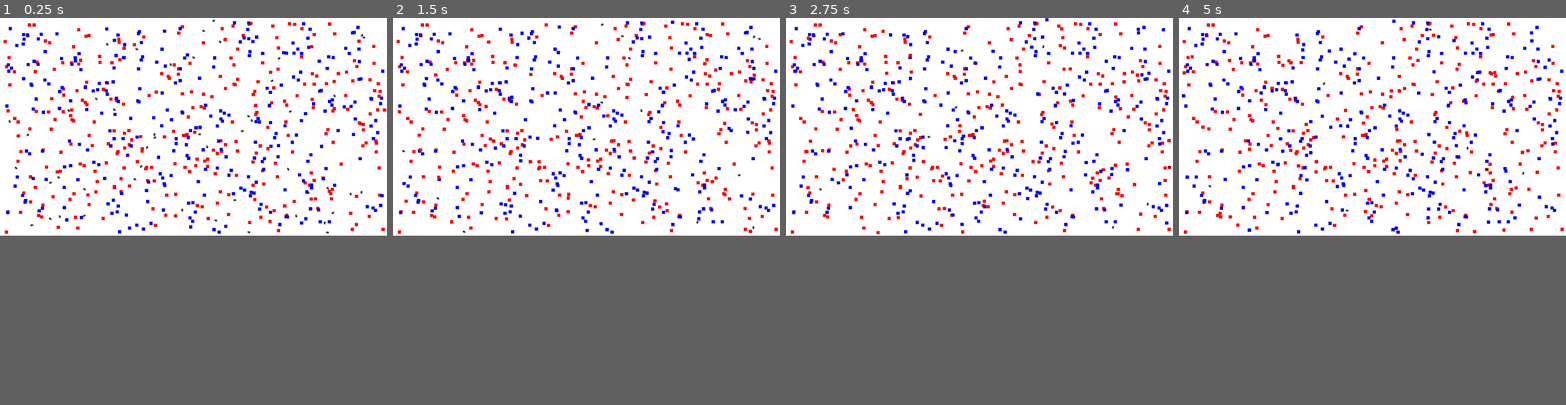
Above: before the commit, frames 1-4 (left to right).
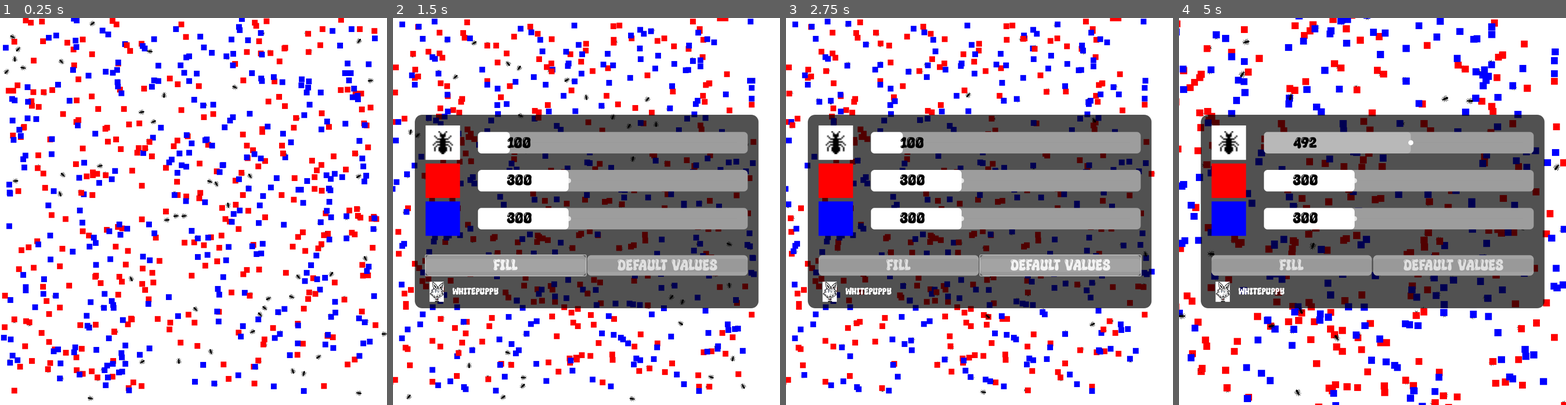
Above: after the commit, the same moments.

Repository: WhitePuppyGD/CollectiveSort
Game: Godot game, scene res://scenes/main.tscn
Two runs of this game, one before a commit and one after it. Both use one fixed random seed, a clock stepped at 60 frames per second and the inputs below. Before the commit the project starts from res://scenes/field.tscn.
Inputs (mouse positions are in pixels of both pictures, inside the frame that each line leads up to):
- Up to frame 1 (0.25 s): no input
- Up to frame 2 (1.5 s): move the mouse to (671, 114) at 0.52 s; hold Right (ui_right) 0.53-1.25 s; click (671, 114) at 0.6 s; click (505, 157) at 1.25 s, where only the run after the commit has a clickable "FILL"
- Up to frame 3 (2.75 s): click (1060, 157) at 2 s, where only the run after the commit has a clickable "DEFAULT VALUES"
- Up to frame 4 (5 s): move the mouse to (1295, 137) at 2.77 s; hold Down (ui_down) 2.78-3.53 s; click (1295, 137) at 2.85 s; move the mouse to (1411, 79) at 3.52 s; hold Right (ui_right) 3.53-4.28 s; click (1411, 79) at 3.6 s; move the mouse to (1353, 168) at 4.27 s; hold Up (ui_up) from 4.28 s (still down); click (1353, 168) at 4.35 s
In our replay, the window is 800x450 before the commit and 800x800 after it. These sizes can differ from the game's own. Grey fills any space a smaller window leaves; there, only what the larger window draws over its background counts as a difference.

The runs differ from the first frame. In frame 1, 18% of the frame differs, in the area x 0-100%, y 0-99%; in frame 2, 50%; in frame 3, 49%; in frame 4, 51%, in the area x 0-100%, y 0-100%.

Commit message:
Version du Collective Sort qui fonctionne très bien Version avec un menu qui permet de choisir le nb de Ants et Squares Version avec possibilité de Zoom
Assez satisfait du résultat :)

J'ai appris :
 - Comment gérer les collisions et comment faire gérer le square par la fourmis
 - Comment programmer une UI
 - Comment transmettre un signal entre une scene et une autre
 - Comment "jouer un peu" avec la caméra

Bien joué Stéphane

Diff:
--- /dev/null
+++ b/UI-themes/main_menu_theme.tres
@@ -0,0 +1,81 @@
+[gd_resource type="Theme" load_steps=9 format=3 uid="uid://k4qkbyxb7qqf"]
+
+[ext_resource type="FontFile" uid="uid://thxjxffyjg0d" path="res://UI-themes/Super Shiny.ttf" id="1_ujvjq"]
+
+[sub_resource type="StyleBoxFlat" id="StyleBoxFlat_kd28p"]
+bg_color = Color(0.639216, 0.639216, 0.639216, 1)
+border_width_top = 10
+border_width_bottom = 10
+border_color = Color(0.6, 0.6, 0.6, 1)
+corner_radius_top_left = 10
+corner_radius_top_right = 10
+corner_radius_bottom_right = 10
+corner_radius_bottom_left = 10
+
+[sub_resource type="StyleBoxFlat" id="StyleBoxFlat_guwbf"]
+border_width_top = 10
+border_width_bottom = 10
+border_color = Color(0.639216, 0.639216, 0.639216, 1)
+corner_radius_top_left = 10
+corner_radius_top_right = 10
+corner_radius_bottom_right = 10
+corner_radius_bottom_left = 10
+
+[sub_resource type="StyleBoxFlat" id="StyleBoxFlat_gncgp"]
+bg_color = Color(0.639216, 0.639216, 0.639216, 1)
+border_width_top = 10
+border_width_bottom = 10
+border_color = Color(0.6, 0.6, 0.6, 1)
+corner_radius_top_left = 10
+corner_radius_top_right = 10
+corner_radius_bottom_right = 10
+corner_radius_bottom_left = 10
+
+[sub_resource type="StyleBoxFlat" id="StyleBoxFlat_cbh0l"]
+bg_color = Color(1, 1, 1, 1)
+border_color = Color(1, 1, 1, 1)
+corner_radius_top_left = 10
+corner_radius_top_right = 10
+corner_radius_bottom_right = 10
+corner_radius_bottom_left = 10
+
+[sub_resource type="StyleBoxFlat" id="StyleBoxFlat_p4xuv"]
+bg_color = Color(0.722554, 0.722554, 0.722554, 1)
+corner_radius_top_left = 10
+corner_radius_top_right = 10
+corner_radius_bottom_right = 10
+corner_radius_bottom_left = 10
+
+[sub_resource type="StyleBoxFlat" id="StyleBoxFlat_tiqgv"]
+border_width_left = 30
+border_width_top = 30
+border_width_right = 30
+border_width_bottom = 30
+border_color = Color(0.61339, 0.61339, 0.61339, 1)
+corner_radius_top_left = 10
+corner_radius_top_right = 10
+corner_radius_bottom_right = 10
+corner_radius_bottom_left = 10
+
+[sub_resource type="StyleBoxFlat" id="StyleBoxFlat_h2tww"]
+bg_color = Color(0, 0, 0, 0.682353)
+corner_radius_top_left = 20
+corner_radius_top_right = 20
+corner_radius_bottom_right = 20
+corner_radius_bottom_left = 20
+
+[resource]
+Button/colors/font_pressed_color = Color(1, 0, 0, 1)
+Button/font_sizes/font_size = 48
+Button/fonts/font = ExtResource("1_ujvjq")
+Button/styles/hover = SubResource("StyleBoxFlat_kd28p")
+Button/styles/normal = SubResource("StyleBoxFlat_guwbf")
+Button/styles/pressed = SubResource("StyleBoxFlat_gncgp")
+HSlider/styles/grabber_area = SubResource("StyleBoxFlat_cbh0l")
+HSlider/styles/grabber_area_highlight = SubResource("StyleBoxFlat_p4xuv")
+HSlider/styles/slider = SubResource("StyleBoxFlat_tiqgv")
+Label/colors/font_color = Color(0, 0, 0, 1)
+Label/font_sizes/font_size = 48
+Label/fonts/font = ExtResource("1_ujvjq")
+Label/styles/normal = null
+Panel/styles/panel = SubResource("StyleBoxFlat_h2tww")
--- /dev/null
+++ b/UI-themes/new_theme.tres
@@ -0,0 +1,3 @@
+[gd_resource type="Theme" format=3 uid="uid://jvokhx1gawxy"]
+
+[resource]
--- a/project.godot
+++ b/project.godot
@@ -11,15 +11,50 @@
 [application]
 
 config/name="ant_collide_square"
-run/main_scene="res://scenes/field.tscn"
+run/main_scene="res://scenes/main.tscn"
 config/features=PackedStringArray("4.3", "Forward Plus")
 config/icon="res://icon.svg"
 
 [display]
 
-window/size/viewport_width=1918
+window/size/viewport_width=1080
 window/size/viewport_height=1080
 window/stretch/mode="viewport"
+window/handheld/orientation=1
+
+[input]
+
+ui_up={
+"deadzone": 0.5,
+"events": [Object(InputEventKey,"resource_local_to_scene":false,"resource_name":"","device":0,"window_id":0,"alt_pressed":false,"shift_pressed":false,"ctrl_pressed":false,"meta_pressed":false,"pressed":false,"keycode":4194320,"physical_keycode":0,"key_label":0,"unicode":0,"location":0,"echo":false,"script":null)
+, Object(InputEventJoypadButton,"resource_local_to_scene":false,"resource_name":"","device":0,"button_index":11,"pressure":0.0,"pressed":false,"script":null)
+, Object(InputEventJoypadMotion,"resource_local_to_scene":false,"resource_name":"","device":0,"axis":1,"axis_value":-1.0,"script":null)
+, Object(InputEventKey,"resource_local_to_scene":false,"resource_name":"","device":0,"window_id":0,"alt_pressed":false,"shift_pressed":false,"ctrl_pressed":false,"meta_pressed":false,"pressed":false,"keycode":0,"physical_keycode":4194320,"key_label":0,"unicode":0,"location":0,"echo":false,"script":null)
+]
+}
+ui_down={
+"deadzone": 0.5,
+"events": [Object(InputEventKey,"resource_local_to_scene":false,"resource_name":"","device":0,"window_id":0,"alt_pressed":false,"shift_pressed":false,"ctrl_pressed":false,"meta_pressed":false,"pressed":false,"keycode":4194322,"physical_keycode":0,"key_label":0,"unicode":0,"location":0,"echo":false,"script":null)
+, Object(InputEventJoypadButton,"resource_local_to_scene":false,"resource_name":"","device":0,"button_index":12,"pressure":0.0,"pressed":false,"script":null)
+, Object(InputEventJoypadMotion,"resource_local_to_scene":false,"resource_name":"","device":0,"axis":1,"axis_value":1.0,"script":null)
+, Object(InputEventKey,"resource_local_to_scene":false,"resource_name":"","device":0,"window_id":0,"alt_pressed":false,"shift_pressed":false,"ctrl_pressed":false,"meta_pressed":false,"pressed":false,"keycode":0,"physical_keycode":4194322,"key_label":0,"unicode":0,"location":0,"echo":false,"script":null)
+]
+}
+ui_mouse_left_click={
+"deadzone": 0.5,
+"events": [Object(InputEventMouseButton,"resource_local_to_scene":false,"resource_name":"","device":-1,"window_id":0,"alt_pressed":false,"shift_pressed":false,"ctrl_pressed":false,"meta_pressed":false,"button_mask":0,"position":Vector2(0, 0),"global_position":Vector2(0, 0),"factor":1.0,"button_index":1,"canceled":false,"pressed":false,"double_click":false,"script":null)
+]
+}
+ui_zoom_in={
+"deadzone": 0.5,
+"events": [Object(InputEventMouseButton,"resource_local_to_scene":false,"resource_name":"","device":-1,"window_id":0,"alt_pressed":false,"shift_pressed":false,"ctrl_pressed":false,"meta_pressed":false,"button_mask":0,"position":Vector2(0, 0),"global_position":Vector2(0, 0),"factor":1.0,"button_index":4,"canceled":false,"pressed":false,"double_click":false,"script":null)
+]
+}
+ui_zoom_out={
+"deadzone": 0.5,
+"events": [Object(InputEventMouseButton,"resource_local_to_scene":false,"resource_name":"","device":-1,"window_id":0,"alt_pressed":false,"shift_pressed":false,"ctrl_pressed":false,"meta_pressed":false,"button_mask":0,"position":Vector2(0, 0),"global_position":Vector2(0, 0),"factor":1.0,"button_index":5,"canceled":false,"pressed":false,"double_click":false,"script":null)
+]
+}
 
 [rendering]
 
--- a/scenes/ant.gd
+++ b/scenes/ant.gd
@@ -3,7 +3,6 @@
 
 var speed = 10000  # Vitesse du personnage en pixels par seconde
 var carried_object = null
-#var carried_object_type = null
 var rng = null
 var memory = null
 var memory_size = 16
--- a/scenes/field.tscn
+++ /dev/null
@@ -1,44 +0,0 @@
-[gd_scene load_steps=6 format=3 uid="uid://ddx77l2wrkfyr"]
-
-[ext_resource type="Script" path="res://scenes/main.gd" id="1_7ymsm"]
-
-[sub_resource type="RectangleShape2D" id="RectangleShape2D_spwlv"]
-size = Vector2(1919.5, 32)
-
-[sub_resource type="RectangleShape2D" id="RectangleShape2D_8ghqk"]
-size = Vector2(1919, 36)
-
-[sub_resource type="RectangleShape2D" id="RectangleShape2D_wlrxp"]
-size = Vector2(30.5, 1144)
-
-[sub_resource type="RectangleShape2D" id="RectangleShape2D_o5ohg"]
-size = Vector2(25, 1144)
-
-[node name="main" type="Node2D"]
-position = Vector2(20, 18)
-script = ExtResource("1_7ymsm")
-
-[node name="StaticBody2D" type="StaticBody2D" parent="." groups=["Wall"]]
-
-[node name="CollisionShape2D" type="CollisionShape2D" parent="StaticBody2D" groups=["Wall"]]
-position = Vector2(940.25, -34)
-shape = SubResource("RectangleShape2D_spwlv")
-
-[node name="StaticBody2D2" type="StaticBody2D" parent="." groups=["Wall"]]
-
-[node name="CollisionShape2D" type="CollisionShape2D" parent="StaticBody2D2" groups=["Wall"]]
-position = Vector2(940.5, 1076)
-shape = SubResource("RectangleShape2D_8ghqk")
-
-[node name="StaticBody2D3" type="StaticBody2D" parent="." groups=["Wall"]]
-position = Vector2(0.06, -42)
-
-[node name="CollisionShape2D" type="CollisionShape2D" parent="StaticBody2D3" groups=["Wall"]]
-position = Vector2(-36.06, 564)
-shape = SubResource("RectangleShape2D_wlrxp")
-
-[node name="StaticBody2D4" type="StaticBody2D" parent="." groups=["Wall"]]
-
-[node name="CollisionShape2D" type="CollisionShape2D" parent="StaticBody2D4" groups=["Wall"]]
-position = Vector2(1908, 522)
-shape = SubResource("RectangleShape2D_o5ohg")
--- a/scenes/main.gd
+++ b/scenes/main.gd
@@ -1,33 +1,83 @@
 extends Node2D
 
-@export var nb_red_squares = 300
-@export var nb_blue_squares = 300
-@export var nb_ants = 100
-
+var menu_scene = null
 
 var rng = null
 var memory = null
 
+var square_red_scene = null
+var square_blue_scene = null
+var ant_scene = null
+
 # Called when the node enters the scene tree for the first time.
 func _ready() -> void:
 
-	var square_red_scene = preload("res://scenes/square_red.tscn")
-	var square_blue_scene = preload("res://scenes/square_blue.tscn")
-	var ant_scene = preload("res://scenes/ant.tscn")
+	square_red_scene = preload("res://scenes/square_red.tscn")
+	square_blue_scene = preload("res://scenes/square_blue.tscn")
+	ant_scene = preload("res://scenes/ant.tscn")
 
 	rng = RandomNumber.new()
 
-	_create_squares(square_red_scene, nb_red_squares)
-	_create_squares(square_blue_scene, nb_blue_squares)
+	menu_scene = get_node("MenuCanvas/MenuUI")
 
-	_create_ants(ant_scene)
+	# Connecte le signal déclaré dans le script attaché à MenuUI et qui appelle
+	# la fonction _on_set_environment dans le script main.gd
+	get_node("MenuCanvas/MenuUI").connect("set_environment", Callable(self, "_on_set_environment"))
+
+	_set_environment()
+
+func _set_environment() -> void:
+	_delete_group_instances("Squares")
+	_delete_group_instances("Ants")
+
+	_create_squares(square_red_scene, menu_scene.get_nb_red_squares())
+	_create_squares(square_blue_scene, menu_scene.get_nb_blue_squares())
+
+	_create_ants(ant_scene, menu_scene.get_nb_ants())
 
 
-func _create_ants(ant_scene: PackedScene):
+func _delete_group_instances(group_name: String) -> void:
+	var nodes = get_tree().get_nodes_in_group(group_name)
+	for node in nodes:
+		node.queue_free()  # Marque le nœud pour suppression
+
+func _on_set_environment() -> void:
+	_set_environment()
+
+# Ecoute les Input hors node Control
+func _unhandled_input(event):
+	if Input.is_action_just_pressed("ui_mouse_left_click"):
+		menu_scene.visible = not menu_scene.visible
+
+
+
+func _process(delta: float) -> void:
+
+	var camera = get_node("Camera")
+
+	if Input.is_action_pressed("ui_down"):
+		camera.zoom -= Vector2(0.01, 0.01)
+
+	if Input.is_action_pressed("ui_up"):
+		camera.zoom += Vector2(0.01, 0.01)
+
+	if Input.is_action_pressed("ui_left"):
+		camera.position -= Vector2(1, 0.0)
+
+	if Input.is_action_pressed("ui_right"):
+		camera.position -= Vector2(-1, 0.0)
+
+	camera.zoom.x = clamp(camera.zoom.x, 0.8, 5.0)
+	camera.zoom.y = clamp(camera.zoom.y, 0.8, 5.0)
+
+	camera.position.x = clamp(camera.position.x, 100, 1000)
+
+
+func _create_ants(ant_scene: PackedScene, nbants: int):
 
 	var field_size = get_viewport_rect().size
 
-	for i in nb_ants:
+	for i in nbants:
 
 		var ant = ant_scene.instantiate()
 
@@ -36,7 +86,7 @@
 
 		ant.position = Vector2(random_x, random_y)
 
-		add_child(ant)
+		get_node("Ants").add_child(ant)
 
 func _create_squares(square_scene: PackedScene, nb_squares: int) -> void:
 
@@ -50,4 +100,4 @@
 
 		square.position = Vector2(random_x, random_y)
 
-		add_child(square)
+		get_node("Squares").add_child(square)
--- /dev/null
+++ b/scenes/main.tscn
@@ -0,0 +1,54 @@
+[gd_scene load_steps=5 format=3 uid="uid://ddx77l2wrkfyr"]
+
+[ext_resource type="Script" path="res://scenes/main.gd" id="1_uje7h"]
+[ext_resource type="PackedScene" uid="uid://b3v7uemohad7e" path="res://scenes/menu.tscn" id="2_flpif"]
+
+[sub_resource type="RectangleShape2D" id="RectangleShape2D_n2aet"]
+size = Vector2(355.673, 609.362)
+
+[sub_resource type="RectangleShape2D" id="RectangleShape2D_xxjks"]
+size = Vector2(2496, 186)
+
+[node name="main" type="Node2D"]
+script = ExtResource("1_uje7h")
+
+[node name="Ants" type="Node2D" parent="."]
+
+[node name="Squares" type="Node2D" parent="."]
+
+[node name="Walls" type="Node2D" parent="."]
+
+[node name="StaticBody2D" type="StaticBody2D" parent="Walls"]
+
+[node name="CollisionShape2D" type="CollisionShape2D" parent="Walls/StaticBody2D"]
+position = Vector2(-145, 540)
+scale = Vector2(0.819476, 1.77235)
+shape = SubResource("RectangleShape2D_n2aet")
+
+[node name="StaticBody2D2" type="StaticBody2D" parent="Walls"]
+position = Vector2(6, 0)
+
+[node name="CollisionShape2D" type="CollisionShape2D" parent="Walls/StaticBody2D2"]
+position = Vector2(1220, 536)
+scale = Vector2(0.819476, 1.77235)
+shape = SubResource("RectangleShape2D_n2aet")
+
+[node name="StaticBody2D3" type="StaticBody2D" parent="Walls"]
+position = Vector2(6, 0)
+
+[node name="CollisionShape2D" type="CollisionShape2D" parent="Walls/StaticBody2D3"]
+position = Vector2(954, 1173)
+shape = SubResource("RectangleShape2D_xxjks")
+
+[node name="CollisionShape2D2" type="CollisionShape2D" parent="Walls/StaticBody2D3"]
+position = Vector2(954, -93)
+shape = SubResource("RectangleShape2D_xxjks")
+
+[node name="MenuCanvas" type="CanvasLayer" parent="."]
+
+[node name="MenuUI" parent="MenuCanvas" instance=ExtResource("2_flpif")]
+visible = false
+
+[node name="Camera" type="Camera2D" parent="."]
+position = Vector2(536, 544)
+limit_smoothed = true
--- /dev/null
+++ b/scenes/menu.gd
@@ -0,0 +1,66 @@
+extends Control
+
+@export var nb_ants = 100
+@export var nb_red_squares = 300
+@export var nb_blue_squares = 300
+
+var nb_ants_label = null
+var nb_ants_slider = null
+var nb_blue_squares_label = null
+var nb_blue_squares_slider = null
+var nb_red_squares_label = null
+var nb_red_squares_slider = null
+
+var nb_ants_default_value = nb_ants
+var nb_red_squares_default_value = nb_red_squares
+var nb_blue_squares_default_value = nb_blue_squares
+
+signal set_environment
+
+func get_nb_ants() -> int:
+	return nb_ants
+
+func get_nb_blue_squares() -> int:
+	return nb_blue_squares
+
+func get_nb_red_squares() -> int:
+	return nb_red_squares
+
+
+# Called when the node enters the scene tree for the first time.
+func _ready() -> void:
+	set_default_values()
+
+func set_default_values() -> void:
+	nb_ants_label = get_node("Panel/MarginContainer/VBoxContainer/GridContainer/AntSlider/NbAntsLabel")
+	nb_ants_label.text = str(nb_ants_default_value)
+	nb_ants_slider = get_node("Panel/MarginContainer/VBoxContainer/GridContainer/AntSlider")
+	nb_ants_slider.value = nb_ants_default_value
+
+	nb_red_squares_label = get_node("Panel/MarginContainer/VBoxContainer/GridContainer/RedSquareSlider/NbRedSquaresLabel")
+	nb_red_squares_label.text = str(nb_red_squares_default_value)
+	nb_red_squares_slider = get_node("Panel/MarginContainer/VBoxContainer/GridContainer/RedSquareSlider")
+	nb_red_squares_slider.value = nb_red_squares_default_value
+
+	nb_blue_squares_label = get_node("Panel/MarginContainer/VBoxContainer/GridContainer/BlueSquareSlider/NbBlueSquaresLabel")
+	nb_blue_squares_label.text = str(nb_blue_squares_default_value)
+	nb_blue_squares_slider = get_node("Panel/MarginContainer/VBoxContainer/GridContainer/BlueSquareSlider")
+	nb_blue_squares_slider.value = nb_blue_squares_default_value
+
+func _on_ant_slider_value_changed(value: float) -> void:
+	nb_ants_label.text = str(value)
+	nb_ants = value
+
+func _on_red_square_slider_value_changed(value: float) -> void:
+	nb_red_squares_label.text = str(value)
+	nb_red_squares = value
+
+func _on_blue_square_slider_value_changed(value: float) -> void:
+	nb_blue_squares_label.text = str(value)
+	nb_blue_squares = value
+
+func _on_default_button_pressed() -> void:
+	set_default_values()
+
+func _on_fill_button_pressed() -> void:
+	emit_signal("set_environment")
--- /dev/null
+++ b/scenes/menu.tscn
@@ -0,0 +1,194 @@
+[gd_scene load_steps=5 format=3 uid="uid://b3v7uemohad7e"]
+
+[ext_resource type="Script" path="res://scenes/menu.gd" id="1_nfw45"]
+[ext_resource type="Theme" uid="uid://k4qkbyxb7qqf" path="res://UI-themes/main_menu_theme.tres" id="1_y1suh"]
+[ext_resource type="Texture2D" uid="uid://k7lyytxtr5yf" path="res://artwork/ant.png" id="2_s2y47"]
+[ext_resource type="Texture2D" uid="uid://b7dqibbta1mqd" path="res://artwork/Fox_White.png" id="4_qpumx"]
+
+[node name="Menu" type="Control"]
+layout_mode = 3
+anchors_preset = 8
+anchor_left = 0.5
+anchor_top = 0.5
+anchor_right = 0.5
+anchor_bottom = 0.5
+grow_horizontal = 2
+grow_vertical = 2
+script = ExtResource("1_nfw45")
+
+[node name="Panel" type="Panel" parent="."]
+layout_mode = 1
+anchors_preset = 8
+anchor_left = 0.5
+anchor_top = 0.5
+anchor_right = 0.5
+anchor_bottom = 0.5
+offset_left = -479.5
+offset_top = -270.0
+offset_right = 479.5
+offset_bottom = 270.0
+grow_horizontal = 2
+grow_vertical = 2
+theme = ExtResource("1_y1suh")
+
+[node name="MarginContainer" type="MarginContainer" parent="Panel"]
+layout_mode = 1
+anchors_preset = 15
+anchor_right = 1.0
+anchor_bottom = 1.0
+grow_horizontal = 2
+grow_vertical = 2
+theme_override_constants/margin_left = 30
+theme_override_constants/margin_top = 30
+theme_override_constants/margin_right = 30
+theme_override_constants/margin_bottom = 30
+
+[node name="VBoxContainer" type="VBoxContainer" parent="Panel/MarginContainer"]
+layout_mode = 2
+
+[node name="GridContainer" type="GridContainer" parent="Panel/MarginContainer/VBoxContainer"]
+layout_mode = 2
+theme_override_constants/h_separation = 50
+theme_override_constants/v_separation = 10
+columns = 2
+
+[node name="WhiteSquareLabel" type="ColorRect" parent="Panel/MarginContainer/VBoxContainer/GridContainer"]
+custom_minimum_size = Vector2(96, 96)
+layout_mode = 2
+size_flags_horizontal = 4
+size_flags_vertical = 4
+
+[node name="AntLabel" type="TextureRect" parent="Panel/MarginContainer/VBoxContainer/GridContainer/WhiteSquareLabel"]
+layout_mode = 1
+anchors_preset = 8
+anchor_left = 0.5
+anchor_top = 0.5
+anchor_right = 0.5
+anchor_bottom = 0.5
+offset_left = -32.0
+offset_top = -32.0
+offset_right = 32.0
+offset_bottom = 32.0
+grow_horizontal = 2
+grow_vertical = 2
+size_flags_horizontal = 4
+size_flags_vertical = 4
+texture = ExtResource("2_s2y47")
+expand_mode = 3
+
+[node name="AntSlider" type="HSlider" parent="Panel/MarginContainer/VBoxContainer/GridContainer"]
+layout_mode = 2
+size_flags_horizontal = 3
+size_flags_vertical = 3
+max_value = 900.0
+value = 300.0
+
+[node name="NbAntsLabel" type="Label" parent="Panel/MarginContainer/VBoxContainer/GridContainer/AntSlider"]
+layout_mode = 0
+offset_left = 80.5
+offset_top = 31.0
+offset_right = 149.5
+offset_bottom = 68.0
+text = "###"
+horizontal_alignment = 1
+vertical_alignment = 1
+
+[node name="RedSquareLabel" type="ColorRect" parent="Panel/MarginContainer/VBoxContainer/GridContainer"]
+custom_minimum_size = Vector2(96, 96)
+layout_mode = 2
+size_flags_horizontal = 4
+size_flags_vertical = 4
+color = Color(1, 0, 0, 1)
+
+[node name="RedSquareSlider" type="HSlider" parent="Panel/MarginContainer/VBoxContainer/GridContainer"]
+layout_mode = 2
+size_flags_horizontal = 3
+size_flags_vertical = 3
+max_value = 900.0
+value = 300.0
+
+[node name="NbRedSquaresLabel" type="Label" parent="Panel/MarginContainer/VBoxContainer/GridContainer/RedSquareSlider"]
+layout_mode = 0
+offset_left = 80.5
+offset_top = 29.0
+offset_right = 149.5
+offset_bottom = 66.0
+text = "###"
+horizontal_alignment = 1
+vertical_alignment = 1
+
+[node name="BlueSquareLabel" type="ColorRect" parent="Panel/MarginContainer/VBoxContainer/GridContainer"]
+custom_minimum_size = Vector2(96, 96)
+layout_mode = 2
+size_flags_horizontal = 4
+size_flags_vertical = 4
+color = Color(0, 0, 1, 1)
+
+[node name="BlueSquareSlider" type="HSlider" parent="Panel/MarginContainer/VBoxContainer/GridContainer"]
+layout_mode = 2
+size_flags_horizontal = 3
+size_flags_vertical = 6
+max_value = 900.0
+value = 300.0
+
+[node name="NbBlueSquaresLabel" type="Label" parent="Panel/MarginContainer/VBoxContainer/GridContainer/BlueSquareSlider"]
+layout_mode = 0
+offset_left = 80.5
+offset_top = 11.0
+offset_right = 149.5
+offset_bottom = 48.0
+text = "###"
+horizontal_alignment = 1
+vertical_alignment = 1
+
+[node name="MarginContainer" type="MarginContainer" parent="Panel/MarginContainer/VBoxContainer"]
+layout_mode = 2
+theme_override_constants/margin_top = 50
+
+[node name="HBoxContainer" type="HBoxContainer" parent="Panel/MarginContainer/VBoxContainer/MarginContainer"]
+layout_mode = 2
+
+[node name="FillButton" type="Button" parent="Panel/MarginContainer/VBoxContainer/MarginContainer/HBoxContainer"]
+layout_mode = 2
+size_flags_horizontal = 3
+text = "FILL"
+
+[node name="DefaultButton" type="Button" parent="Panel/MarginContainer/VBoxContainer/MarginContainer/HBoxContainer"]
+layout_mode = 2
+size_flags_horizontal = 3
+text = "DEFAULT VALUES"
+
+[node name="WhitePuppyTexture" type="TextureRect" parent="Panel"]
+layout_mode = 1
+anchors_preset = -1
+anchor_left = 0.067
+anchor_top = 0.907
+anchor_right = 0.067
+anchor_bottom = 0.907
+offset_left = -23.753
+offset_top = -23.78
+offset_right = 16.247
+offset_bottom = 32.22
+texture = ExtResource("4_qpumx")
+expand_mode = 4
+
+[node name="WhitePuppyLabel" type="Label" parent="Panel"]
+layout_mode = 1
+anchors_preset = -1
+anchor_left = 0.109
+anchor_top = 0.893
+anchor_right = 0.242
+anchor_bottom = 0.912
+offset_left = 0.468994
+offset_top = -0.220032
+offset_right = 8.92198
+offset_bottom = 13.52
+theme_override_colors/font_color = Color(1, 1, 1, 1)
+theme_override_font_sizes/font_size = 29
+text = "WhitePuppy"
+
+[connection signal="value_changed" from="Panel/MarginContainer/VBoxContainer/GridContainer/AntSlider" to="." method="_on_ant_slider_value_changed"]
+[connection signal="value_changed" from="Panel/MarginContainer/VBoxContainer/GridContainer/RedSquareSlider" to="." method="_on_red_square_slider_value_changed"]
+[connection signal="value_changed" from="Panel/MarginContainer/VBoxContainer/GridContainer/BlueSquareSlider" to="." method="_on_blue_square_slider_value_changed"]
+[connection signal="pressed" from="Panel/MarginContainer/VBoxContainer/MarginContainer/HBoxContainer/FillButton" to="." method="_on_fill_button_pressed"]
+[connection signal="pressed" from="Panel/MarginContainer/VBoxContainer/MarginContainer/HBoxContainer/DefaultButton" to="." method="_on_default_button_pressed"]
Binary file added: UI-themes/Super Shiny.ttf
Not shown, added: UI-themes/Super Shiny.ttf.import
Binary file added: artwork/Fox_Orange.png
Not shown, added: artwork/Fox_Orange.png.import
Binary file added: artwork/Fox_White.png
Not shown, added: artwork/Fox_White.png.import
